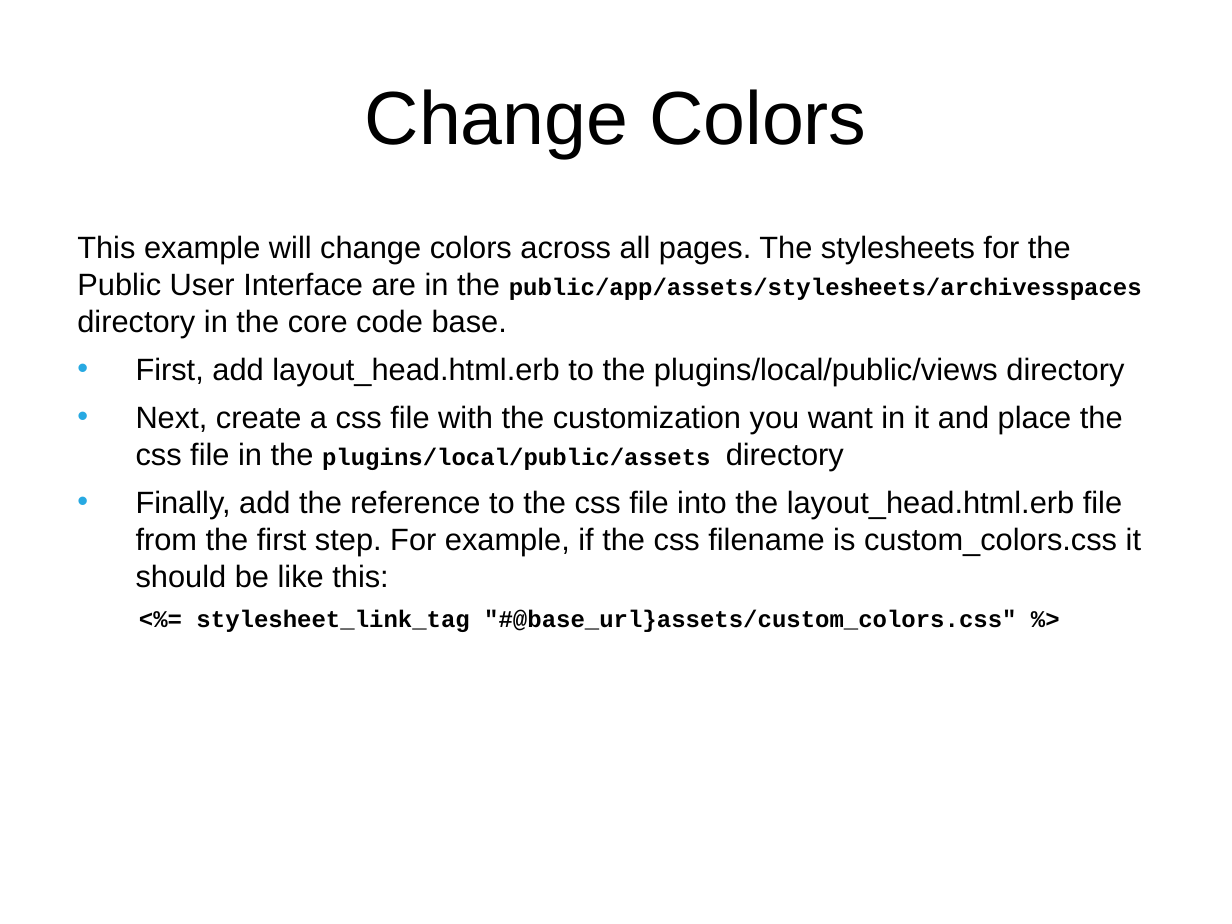
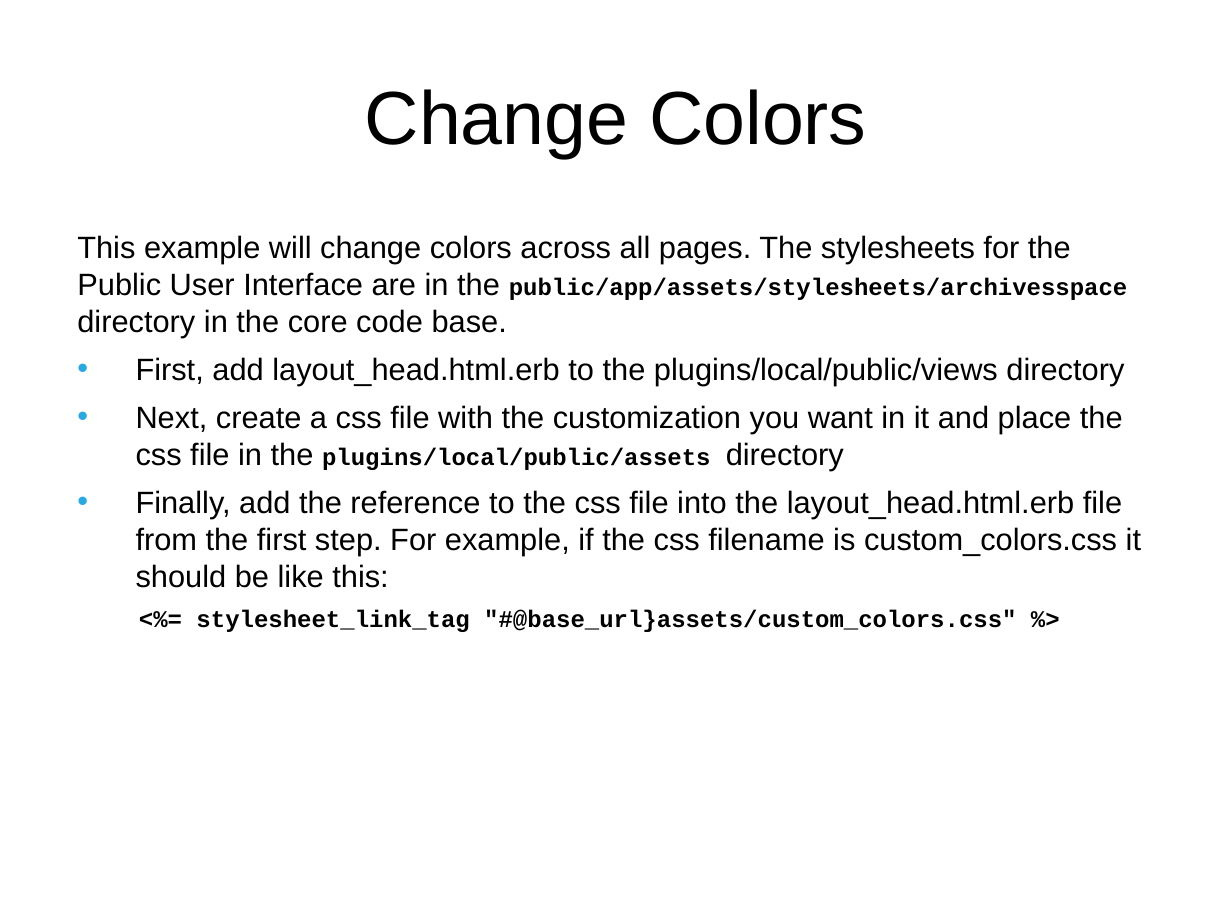
Before and after one commit to archivesspace/tech-docs, a slide deck: slide 28 of customization/customizing_PUI_examples/OnlineForumCustomizing.pptx (slide 25 before the commit). Drawn at 1232x924 pixels with LibreOffice and Linux fonts; fonts in the diff are those of the drawing; background and template pictures are left out. Boxes give left, top, right and bottom in pixels: in the first picture for what was removed or moved away, otherwise in the second. Text is boxed around its words. In the diff, an @@ line names an element or a change of style, - is before the commit and + after.

Commit message:
Update presentation with more example screenshots

```diff
--- a/customization/customizing_PUI_examples/OnlineForumCustomizing.pptx
+++ b/customization/customizing_PUI_examples/OnlineForumCustomizing.pptx
@@ text at (x1=77, y1=235, x2=1128, y2=338): text changed @@
-This example will change colors across all pages. The stylesheets for the Public User Interface are in the public/app/assets/stylesheets/archivesspaces directory in the core code base.
+This example will change colors across all pages. The stylesheets for the Public User Interface are in the public/app/assets/stylesheets/archivesspace directory in the core code base.
```
Also in this commit, not shown: 8 other slides changed, 5 slides added, 2 slides removed, 1 other file.
